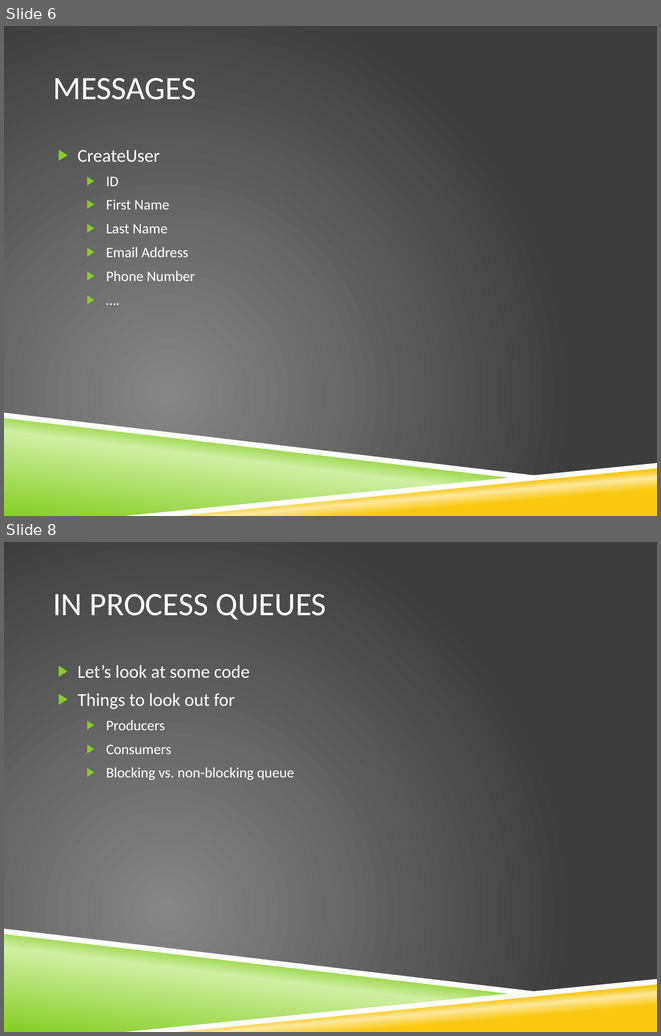
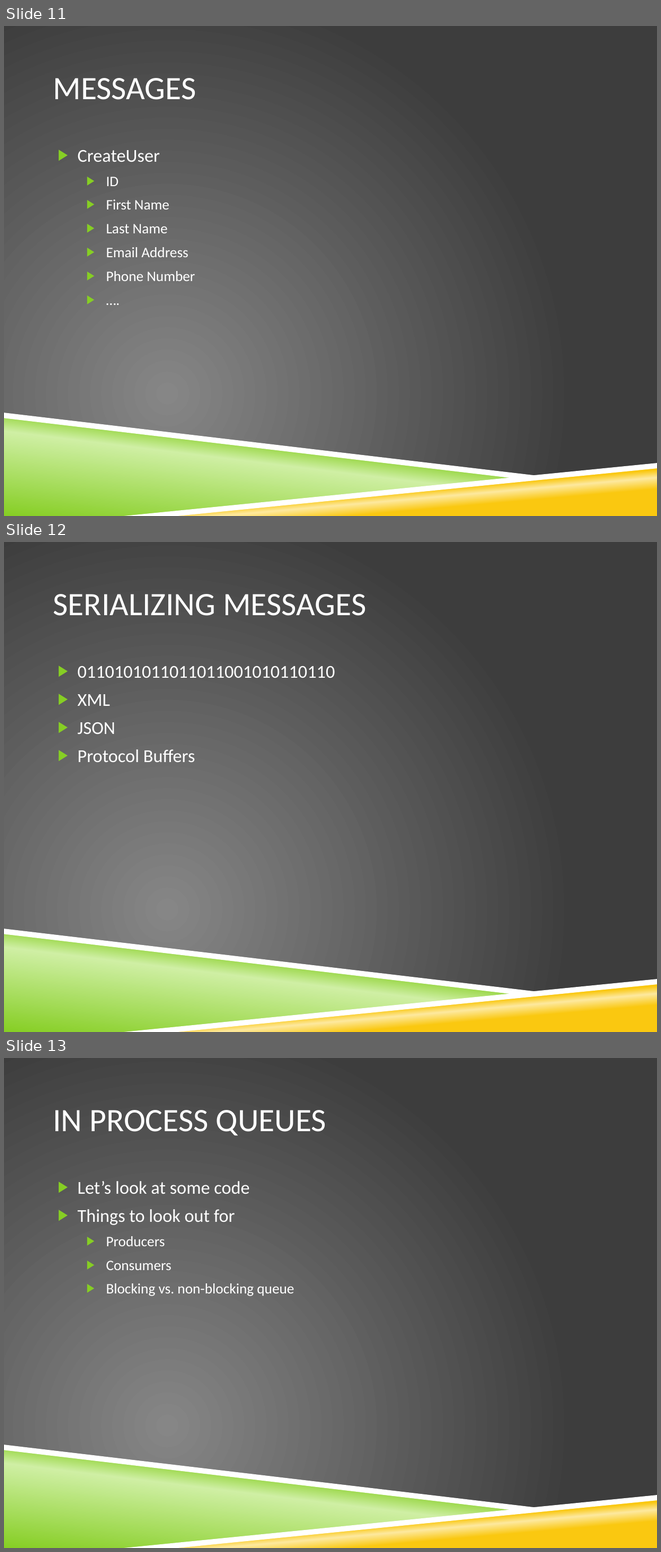
Before and after one commit to stimms/Queues, a slide deck: Queues and message based architecture.pptx. Shown one above the other, each under a label of ours: slides 6 and 8 before the commit, slides 11, 12 and 13 after it; the slides between them are not shown. The pictures are 661x1036 and 661x1552 pixels, drawn with LibreOffice and Linux fonts; fonts in the diff are those of the drawing; background and template pictures are left out. Boxes give left, top, right and bottom in pixels: in the first picture for what was removed or moved away, otherwise in the second. Text is boxed around its words. In the diff, an @@ line names an element or a change of style, - is before the commit and + after.

Commit message:
updating slides with buffers

```diff
--- a/Queues and message based architecture.pptx
+++ b/Queues and message based architecture.pptx
@@ slide 12 added at (x1=4, y1=542, x2=657, y2=1032), background picture (left out); not listed: 4 template elements that a slide beside it also shows @@
@@ title added at (x1=53, y1=594, x2=366, y2=616), 36 pt, text #FFFFFF @@
+SERIALIZING MESSAGES
@@ text added at (x1=78, y1=666, x2=335, y2=762), 20 pt, text #FFFFFF @@
+▶ 0110101011011011001010110110
+▶ XML
+▶ JSON
+▶ Protocol Buffers
@@ what was slide 6 is now slide 11 @@
@@ what was slide 8 is now slide 13 @@
```
Also in this commit, not shown: 1 slide changed, 6 other slides added, 1 other file.
